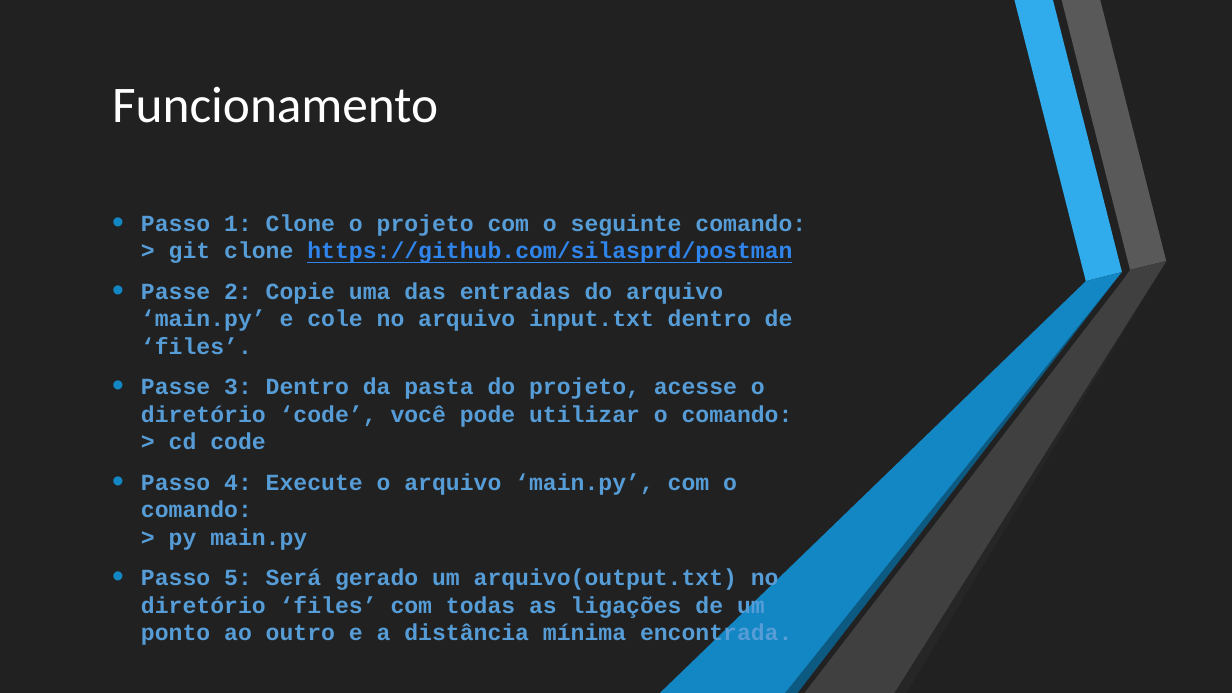
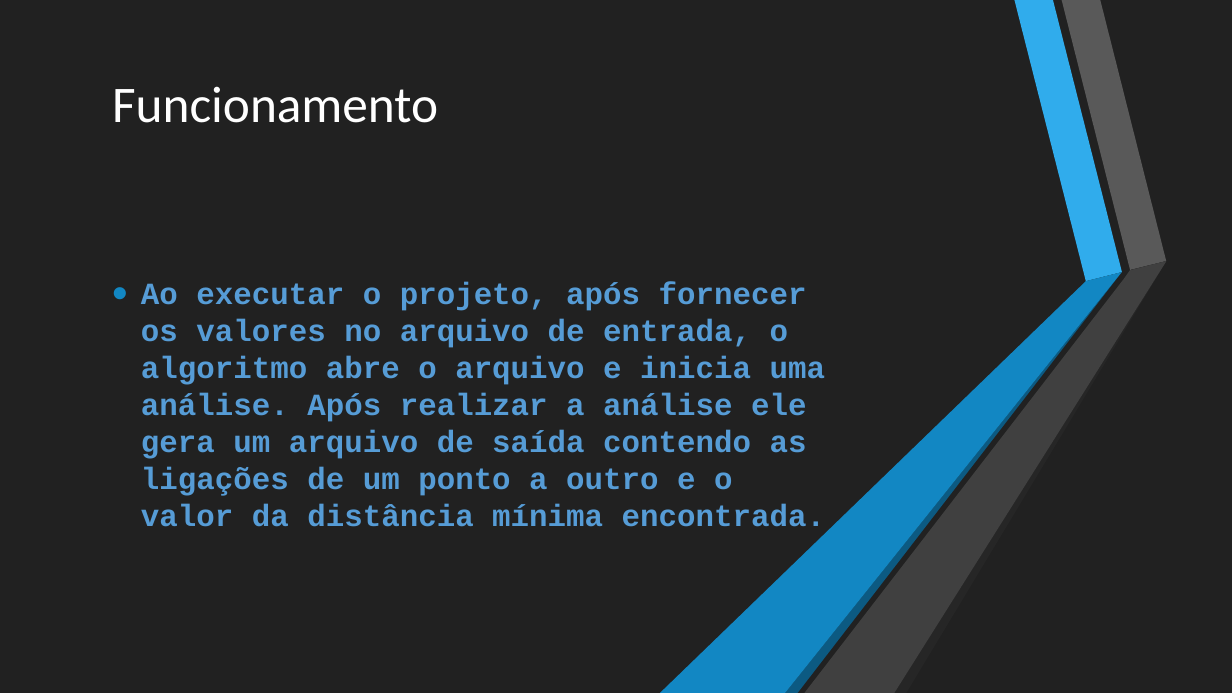
Before and after one commit to silasprd/postman, a slide deck: slide 5 of Explicação.pptx. Drawn at 1232x693 pixels with LibreOffice and Linux fonts; fonts in the diff are those of the drawing. Boxes give left, top, right and bottom in pixels: in the first picture for what was removed or moved away, otherwise in the second. Text is boxed around its words. In the diff, an @@ line names an element or a change of style, - is before the commit and + after.

Commit message:
modified presentation files

```diff
--- a/Explicação.pptx
+++ b/Explicação.pptx
@@ text removed at bbox=[141, 214, 806, 648] @@
-• Passo 1: Clone o projeto com o seguinte comando:
-  > git clone https://github.com/silasprd/postman
-• Passe 2: Copie uma das entradas do arquivo ‘main.py’ e cole no arquivo input.txt dentro de ‘files’.
-• Passe 3: Dentro da pasta do projeto, acesse o diretório ‘code’, você pode utilizar o comando:
-  > cd code
-• Passo 4: Execute o arquivo ‘main.py’, com o comando:
-  > py main.py
-• Passo 5: Será gerado um arquivo(output.txt) no diretório ‘files’ com todas as ligações de um ponto ao outro e a distância mínima encontrada.
@@ text added at bbox=[141, 282, 825, 535], 24 pt, text #569CD6, bold @@
+• Ao executar o projeto, após fornecer os valores no arquivo de entrada, o algoritmo abre o arquivo e inicia uma análise. Após realizar a análise ele gera um arquivo de saída contendo as ligações de um ponto a outro e o valor da distância mínima encontrada.
```
